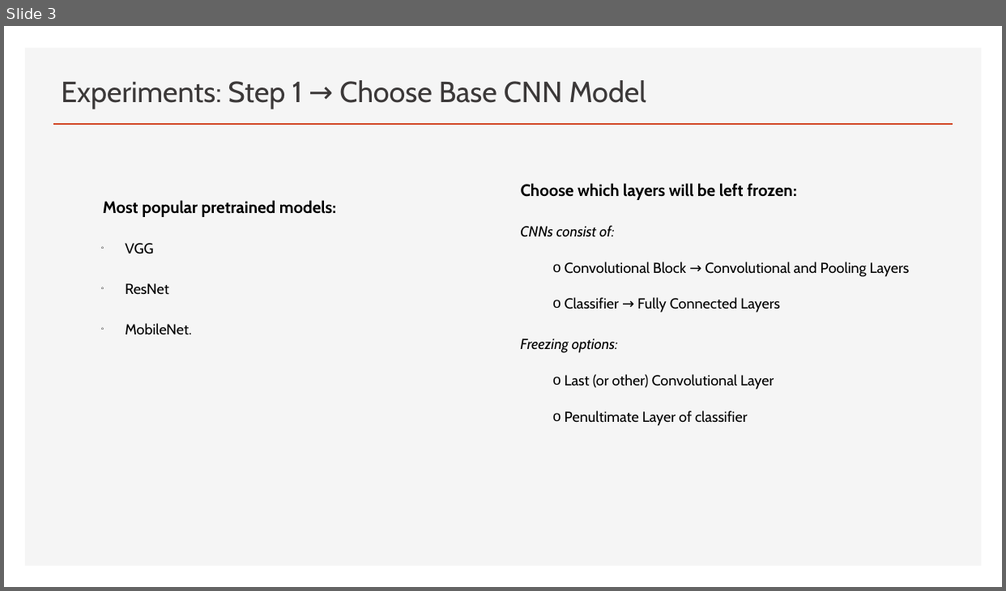
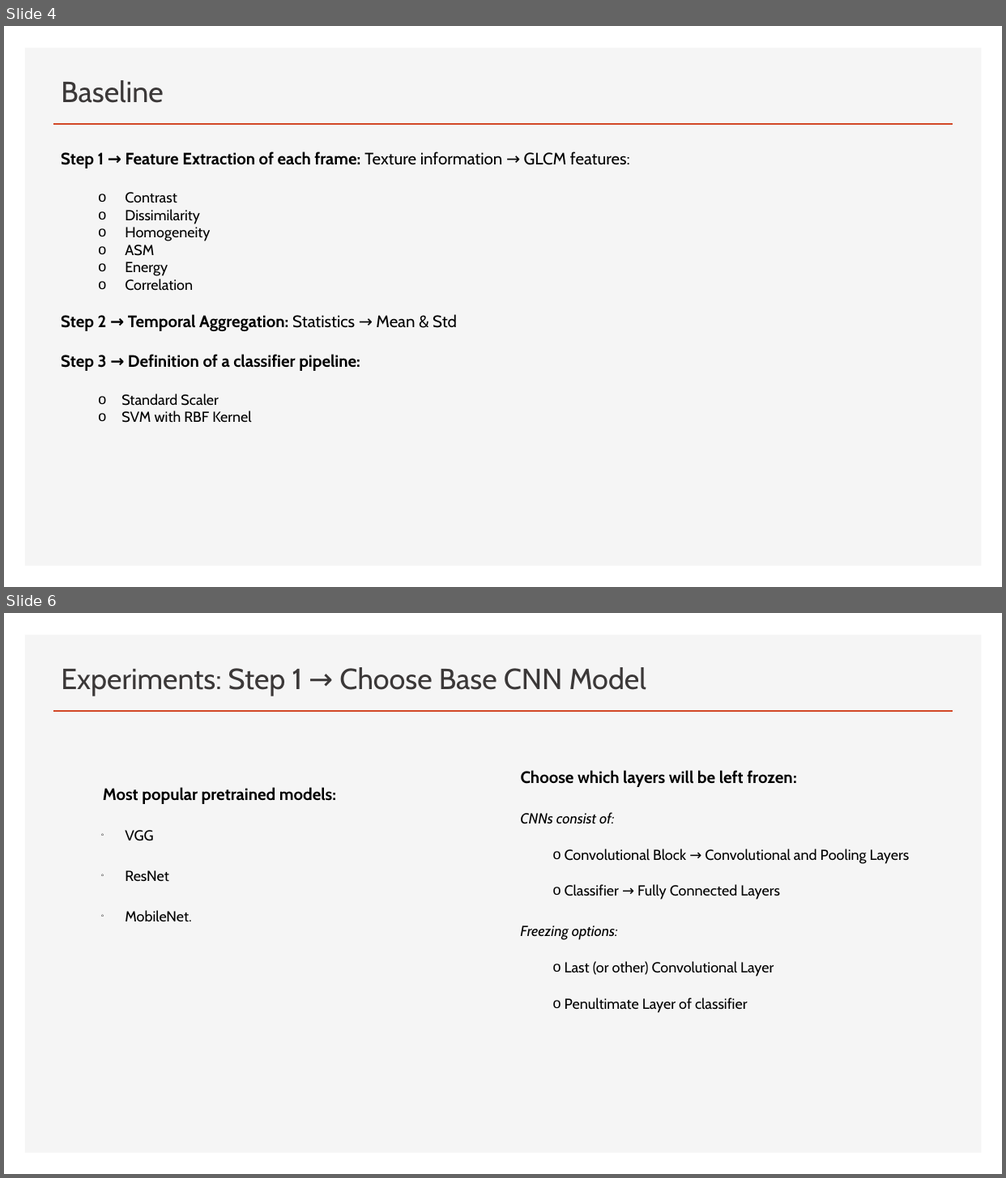
Before and after one commit to gbatsis/actRec, a slide deck: Video Classification using Deep Learning.pptx. Shown one above the other, each under a label of ours: slide 3 before the commit, slides 4 and 6 after it; the slides between them are not shown. The pictures are 1006x591 and 1006x1178 pixels, drawn with LibreOffice and Linux fonts; fonts in the diff are those of the drawing; background and template pictures are left out. Boxes give left, top, right and bottom in pixels: in the first picture for what was removed or moved away, otherwise in the second. Text is boxed around its words. In the diff, an @@ line names an element or a change of style, - is before the commit and + after.

```diff
--- a/Video Classification using Deep Learning.pptx
+++ b/Video Classification using Deep Learning.pptx
@@ slide 4 added at (4,26,1002,587), background #FFFFFF; not listed: 2 template elements that a slide beside it also shows @@
@@ title added at (61,80,163,103), 28 pt, text #3B3838 @@
+Baseline
@@ text added at (61,152,630,423), 16 pt, text #000000 @@
+Step 1 → Feature Extraction of each frame: Texture information → GLCM features:
+  o Contrast
+  o Dissimilarity
+  o Homogeneity
+  o ASM
+  o Energy
+  o Correlation
+Step 2 → Temporal Aggregation: Statistics → Mean & Std
+Step 3 → Definition of a classifier pipeline:
+  o Standard Scaler
+  o SVM with RBF Kernel
@@ what was slide 3 is now slide 6 @@
```
Also in this commit, not shown: 7 slides changed, 7 other slides added, 2 slides removed.
